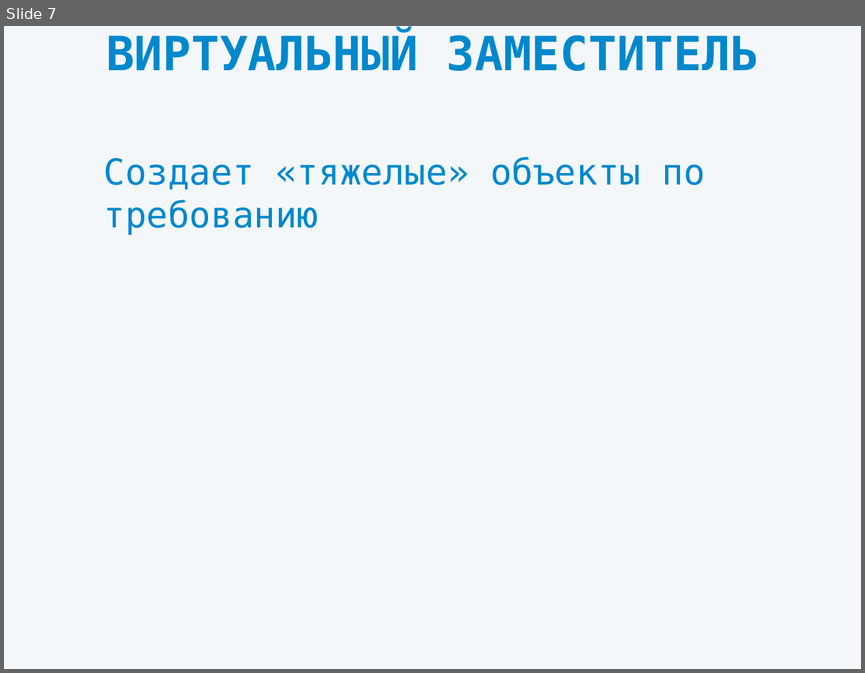
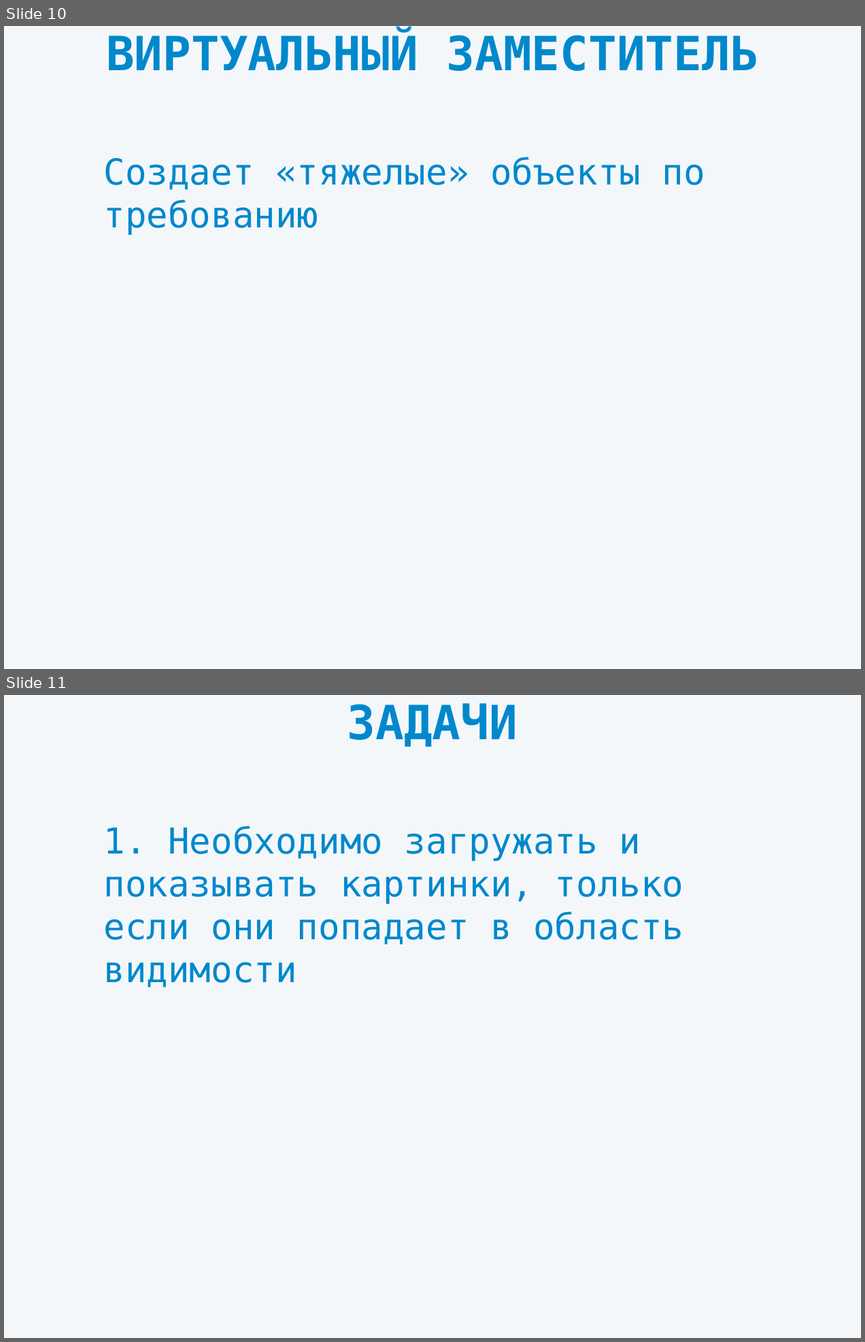
Before and after one commit to dipiash/proxy_pattern, a slide deck: Presentation.pptx. Shown one above the other, each under a label of ours: slide 7 before the commit, slides 10 and 11 after it. The pictures are 865x673 and 865x1342 pixels, drawn with LibreOffice and Linux fonts; fonts in the diff are those of the drawing. Boxes give left, top, right and bottom in pixels: in the first picture for what was removed or moved away, otherwise in the second. Text is boxed around its words. In the diff, an @@ line names an element or a change of style, - is before the commit and + after.

```diff
--- a/Presentation.pptx
+++ b/Presentation.pptx
@@ slide 11 added at bbox=[4, 695, 861, 1338], background #F4F7FA @@
@@ title added at bbox=[347, 703, 517, 747], 39.6 pt, text #0088CC, bold @@
+ЗАДАЧИ
@@ subtitle added at bbox=[103, 826, 684, 987], 30 pt, text #0088CC @@
+1. Необходимо загружать и показывать картинки, только если они попадает в область видимости
@@ what was slide 7 is now slide 10 @@
```
Also in this commit, not shown: 8 slides changed, 5 other slides added.
